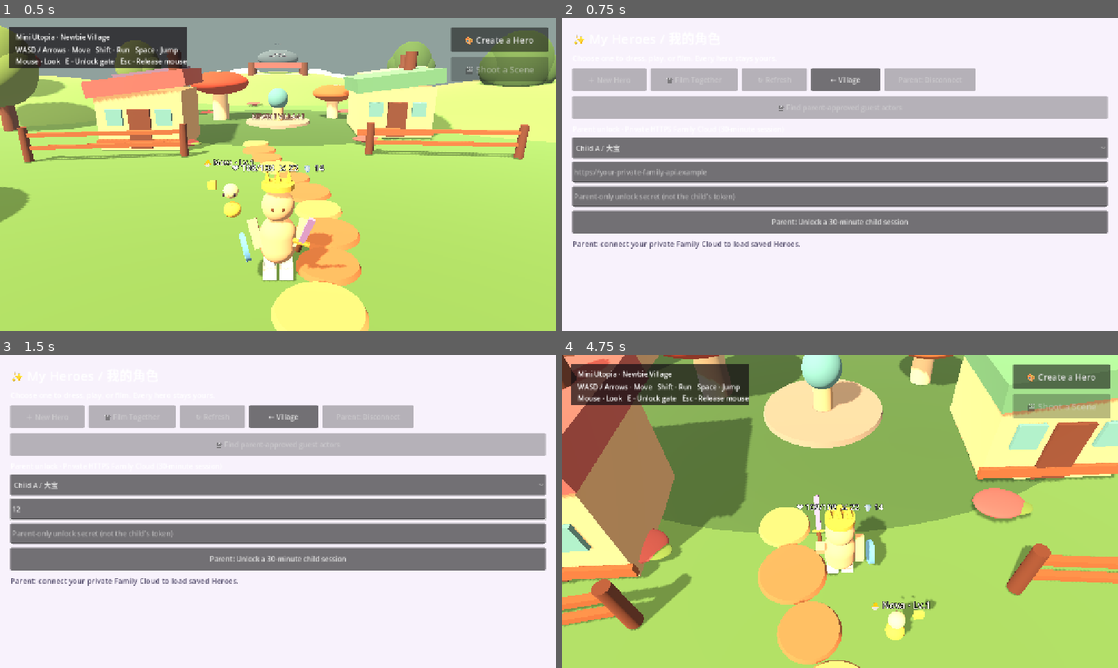
Above: before the commit, frames 1-4 (two rows, left to right).
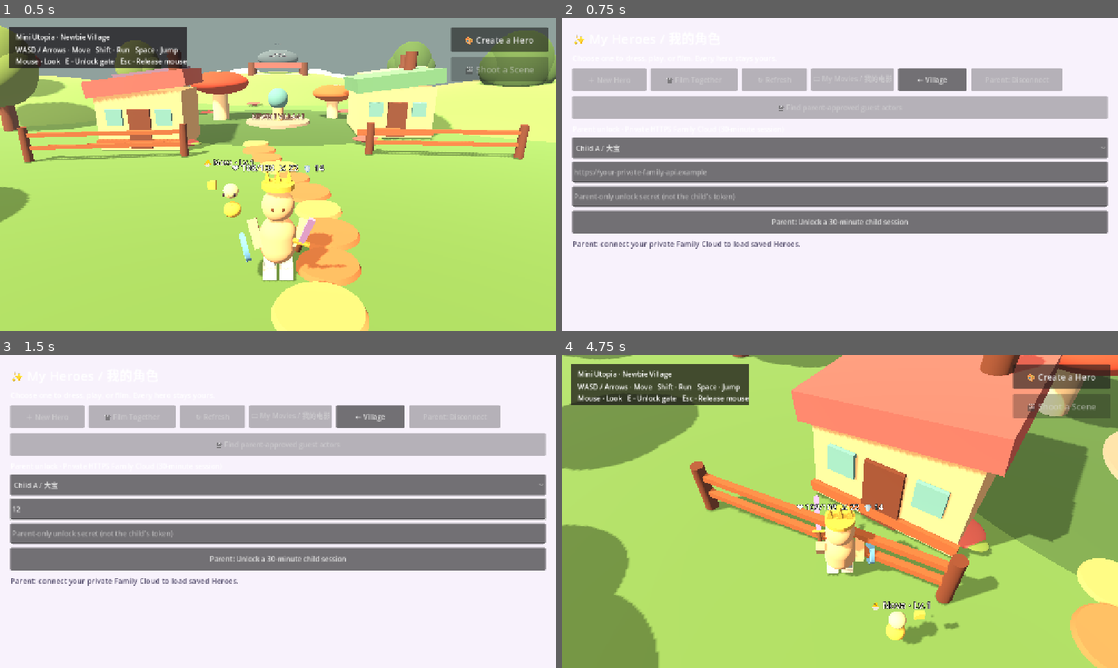
Above: after the commit, the same moments.

Repository: Mrlukahuang/mini-utopia-studio
Game: Godot game, scene res://scenes/main.tscn
Same seed, same stepped clock (60 frames per second), same inputs: the game is played once before the commit and once after it.
Inputs (mouse positions are in pixels of both pictures, inside the frame that each line leads up to):
- Up to frame 1 (0.5 s): no input
- Up to frame 2 (0.75 s): click "🎨 Create a Hero" at 0.5 s
- Up to frame 3 (1.5 s): click (278, 508) at 1.27 s; type "12" at 1.35 s
- Up to frame 4 (4.75 s): click (840, 533) at 1.5 s; type "12" at 1.58 s; click "← Village" at 2 s; tap Enter at 2.75 s; move the mouse to (867, 511) at 2.77 s; hold Shift (run) 2.78-3.53 s; hold W (move_forward) from 2.78 s (still down); click (867, 511) at 2.92 s; tap Space (jump) at 3.02, 3.32, 3.77, 4.07 s; move the mouse to (812, 511) at 3.52 s; tap F (attack) at 3.6 s; click (812, 511) at 3.67 s; tap Shift (run) at 3.8 s; move the mouse to (851, 505) at 4.27 s; hold Shift (run) from 4.28 s (still down); tap E (interact) at 4.35 s; click (851, 505) at 4.42 s

Frame 1 is identical in both runs. In frame 2, 3.1% of the frame differs, in the area x 44-90%, y 16-24%; in frame 3, 3.1%; in frame 4, 74%, in the area x 0-100%, y 0-100%.

Commit message:
DIRECTOR-02d: owner-verified My Movies resume, original cast, props and 30-second edits
* family: retain verified opened film only within child-scoped runtime session

* director: restore saved movie title, story idea, revision and camera to live stage

* family: add My Movies touch button and separate private film listing area

* family: reopen saved film by server-authorized film, actor and equipment reads; fail closed

* family: safely reopen single-Hero saved drafts with null secondary actor

* test: network-free audit stub for owner-scoped saved film reopening flow

* test: child My Movies reopens two Heroes, current gear and 30s story; refuses 404 owner change

* test: preserve dynamic fixture member typing for Godot headless script

* ci: gate family Web artifact on owner-verified saved movie resume and revokable cast

Diff:
--- a/godot/scripts/director_stage.gd
+++ b/godot/scripts/director_stage.gd
@@ -39,6 +39,15 @@
         var family_payload := _current_family_payload()
         if not family_payload.is_empty():
             _build_child_director_controls()
+            if not selection.opened_saved_film.is_empty():
+                var reopened: Dictionary = selection.opened_saved_film
+                var draft: Dictionary = reopened.get("draft", {})
+                saved_film_id = String(reopened.get("film_id", ""))
+                saved_film_revision = String(reopened.get("revision", ""))
+                film_title_input.text = String(
+                    draft.get("display_name", "My Mini Utopia Movie")
+                )
+                film_note_input.text = String(draft.get("private_story_note", ""))
             stage_payload(family_payload)
             return
 
--- a/godot/scripts/family_hero_library.gd
+++ b/godot/scripts/family_hero_library.gd
@@ -29,6 +29,11 @@
 var share_submit: Button
 var share_revoke: Button
 var guests_refresh_button: Button
+var movies_button: Button
+var movie_list: VBoxContainer
+var _movie_restore: Dictionary = {}
+var _movie_phase := ""
+var _movie_cast_id := ""
 
 
 func _ready() -> void:
@@ -129,6 +134,13 @@
     refresh_button.pressed.connect(_refresh_characters)
     toolbar.add_child(refresh_button)
 
+    movies_button = Button.new()
+    movies_button.name = "MyMoviesButton"
+    movies_button.text = "🎞 My Movies / 我的电影"
+    movies_button.custom_minimum_size = Vector2(190, 52)
+    movies_button.pressed.connect(_refresh_films)
+    toolbar.add_child(movies_button)
+
     var back := Button.new()
     back.name = "BackButton"
     back.text = "← Village"
@@ -231,7 +243,16 @@
     hero_list.name = "HeroList"
     hero_list.size_flags_horizontal = Control.SIZE_EXPAND_FILL
     hero_list.add_theme_constant_override("separation", 12)
-    scroll.add_child(hero_list)
+    var list_stack := VBoxContainer.new()
+    list_stack.name = "LibraryListStack"
+    list_stack.add_theme_constant_override("separation", 16)
+    scroll.add_child(list_stack)
+    list_stack.add_child(hero_list)
+
+    movie_list = VBoxContainer.new()
+    movie_list.name = "MovieList"
+    movie_list.add_theme_constant_override("separation", 10)
+    list_stack.add_child(movie_list)
 
 
 func _set_connected(connected: bool) -> void:
@@ -240,7 +261,10 @@
     refresh_button.disabled = not connected
     new_button.disabled = not connected
     guests_refresh_button.disabled = not connected
+    movies_button.disabled = not connected
     if not connected:
+        _cancel_movie_restore()
+        _clear_movie_list()
         shoot_button.disabled = true
         adult_share_panel.visible = false
         share_secret_input.clear()
@@ -300,7 +324,196 @@
         _set_status("Could not start loading Heroes.", true)
 
 
+func _clear_movie_list() -> void:
+    if movie_list == null:
+        return
+    for child in movie_list.get_children():
+        movie_list.remove_child(child)
+        child.queue_free()
+
+
+func _cancel_movie_restore() -> void:
+    _movie_restore.clear()
+    _movie_phase = ""
+    _movie_cast_id = ""
+
+
+func _refresh_films() -> void:
+    if not bridge.has_family_session() or bridge.is_busy():
+        _set_status("Unlock your private account to see My Movies.", true)
+        return
+    if not _movie_phase.is_empty():
+        return
+    var error := bridge.list_family_films()
+    if error != OK:
+        _set_status("My Movies could not be loaded.", true)
+    else:
+        _set_status("Finding your private saved movies…", false)
+
+
+func _on_saved_movie_pressed(film_id: String) -> void:
+    if (
+        not bridge.has_family_session()
+        or bridge.is_busy()
+        or not _movie_phase.is_empty()
+        or not film_id.begins_with("FILM_")
+        or film_id.contains("/")
+    ):
+        _set_status("Finish the current request before reopening a movie.", true)
+        return
+    _cancel_movie_restore()
+    _movie_restore["requested_id"] = film_id
+    _movie_phase = "film"
+    var error := bridge.get_family_film(film_id)
+    if error != OK:
+        _movie_restore_failed("Could not reopen this private movie.")
+        return
+    _set_status("Checking saved film and fetching its original cast…", false)
+
+
+func _movie_restore_failed(message: String) -> void:
+    _cancel_movie_restore()
+    var family := _family_state()
+    if family != null:
+        family.clear_selection()
+    _refresh_cast_button()
+    _set_status(message, true)
+
+
+func _request_movie_cast(character_id: String, stage: String) -> void:
+    if not character_id.begins_with("CHAR_") or "/" in character_id:
+        _movie_restore_failed("Saved movie has an invalid actor.")
+        return
+    _movie_cast_id = character_id
+    _movie_phase = stage + "_character"
+    if bridge.get_character(character_id) != OK:
+        _movie_restore_failed("Could not verify saved film actor.")
+
+
+func _request_movie_gear(stage: String) -> void:
+    _movie_phase = stage + "_equipment"
+    if bridge.get_equipment(_movie_cast_id) != OK:
+        _movie_restore_failed("Could not fetch actor's own wardrobe.")
+
+
+func _finish_movie_restore() -> void:
+    var family := _family_state()
+    if family == null or not family.restore_owned_film(
+        _movie_restore.get("record", {})
+    ):
+        _movie_restore_failed("This saved film no longer has an authorized cast.")
+        return
+    _cancel_movie_restore()
+    Input.mouse_mode = Input.MOUSE_MODE_VISIBLE
+    get_tree().change_scene_to_file("res://scenes/director_stage.tscn")
+
+
+func _consume_movie_restore(kind: String, payload: Dictionary) -> bool:
+    if _movie_phase.is_empty():
+        return false
+    var family := _family_state()
+    if family == null or not bridge.has_family_session():
+        _movie_restore_failed("Unlock your private child account again.")
+        return true
+
+    if _movie_phase == "film" and kind == "films:get":
+        var draft = payload.get("draft", {})
+        if (
+            String(payload.get("film_id", "")) != String(
+                _movie_restore.get("requested_id", "")
+            )
+            or String(payload.get("revision", "")).is_empty()
+            or typeof(draft) != TYPE_DICTIONARY
+            or not String(draft.get("character_id", "")).begins_with("CHAR_")
+        ):
+            _movie_restore_failed("Private movie data was not verified.")
+            return true
+        _movie_restore["record"] = payload.duplicate(true)
+        family.clear_selection()
+        _request_movie_cast(String(draft["character_id"]), "primary")
+        return true
+
+    if kind == "character:get" and _movie_phase in [
+        "primary_character", "second_character"
+    ]:
+        if (
+            String(payload.get("character_id", "")) != _movie_cast_id
+            or not (
+                family.select_character(payload)
+                if _movie_phase == "primary_character"
+                else family.select_second_cast_character(payload)
+            )
+        ):
+            _movie_restore_failed("Saved actor is missing or not privately owned.")
+            return true
+        var which := "primary" if _movie_phase == "primary_character" else "second"
+        _request_movie_gear(which)
+        return true
+
+    if kind == "equipment:get" and _movie_phase in [
+        "primary_equipment", "second_equipment"
+    ]:
+        var gear = payload.get("runtime", {})
+        if (
+            typeof(gear) != TYPE_DICTIONARY
+            or String(gear.get("character_asset_id", "")) != _movie_cast_id
+            or not (
+                family.select_equipment(gear)
+                if _movie_phase == "primary_equipment"
+                else family.select_second_cast_equipment(gear)
+            )
+        ):
+            _movie_restore_failed("Actor clothes or props could not be verified.")
+            return true
+        if _movie_phase == "primary_equipment":
+            var draft: Dictionary = _movie_restore["record"]["draft"]
+            var raw_second = draft.get("second_character_id", null)
+            var second := String(raw_second) if typeof(raw_second) == TYPE_STRING else ""
+            if not second.is_empty():
+                if second == _movie_cast_id:
+                    _movie_restore_failed("Film cannot cast the same actor twice.")
+                    return true
+                _request_movie_cast(second, "second")
+                return true
+        _finish_movie_restore()
+        return true
+
+    return false
+
+
 func _on_bridge_success(kind: String, payload: Dictionary) -> void:
+    if kind == "films:list":
+        _clear_movie_list()
+        var films = payload.get("films", [])
+        if (
+            not bridge.has_family_session()
+            or String(payload.get("schema_version", "")) != "1.0"
+            or typeof(films) != TYPE_ARRAY
+        ):
+            _set_status("Private movie list could not be verified.", true)
+            return
+        var heading := Label.new()
+        heading.text = "🎞 My Movies / 我的电影"
+        heading.add_theme_font_size_override("font_size", 23)
+        movie_list.add_child(heading)
+        for entry in films:
+            if typeof(entry) != TYPE_DICTIONARY:
+                continue
+            var id := String(entry.get("film_id", ""))
+            var draft = entry.get("draft", {})
+            if not id.begins_with("FILM_") or typeof(draft) != TYPE_DICTIONARY:
+                continue
+            var button := Button.new()
+            button.name = "Film_" + id
+            button.text = "🎬 " + String(draft.get("display_name", "My Film")) + " · Continue"
+            button.custom_minimum_size.y = 62
+            button.add_theme_font_size_override("font_size", 18)
+            button.pressed.connect(_on_saved_movie_pressed.bind(id))
+            movie_list.add_child(button)
+        _set_status(str(films.size()) + " private movie(s) saved.", false)
+        return
+    if _consume_movie_restore(kind, payload):
+        return
     if kind == "family:session":
         connect_button.disabled = false
         var family := _family_state()
@@ -520,6 +733,15 @@
 
 
 func _on_bridge_failure(kind: String, status_code: int, _code: String, _message: String) -> void:
+    if kind == "films:list":
+        _clear_movie_list()
+        _set_status("Your private movies could not be loaded.", true)
+        return
+    if not _movie_phase.is_empty() and kind in [
+        "films:get", "character:get", "equipment:get"
+    ]:
+        _movie_restore_failed("Saved movie or private actor cannot be reopened.")
+        return
     if kind in ["family:cast-approve", "family:cast-revoke"]:
         share_submit.disabled = false
         share_revoke.disabled = false
@@ -727,6 +949,7 @@
 
 
 func _on_disconnect_pressed() -> void:
+    _cancel_movie_restore()
     _reset_cast_request()
     # Proactively revoke the short-lived server token when safe to do so;
     # local disconnect ALWAYS clears memory even if offline or busy.
--- a/godot/scripts/family_scene_state.gd
+++ b/godot/scripts/family_scene_state.gd
@@ -15,6 +15,7 @@
     "action": "walk", "camera": "follow", "duration_seconds": 15
 }
 var pending_character_id := ""
+var opened_saved_film: Dictionary = {}
 var _family_api_url := ""
 var _family_token := ""
 var _family_profile_id := ""
@@ -88,6 +89,7 @@
     if session.is_empty():
         return false
     active_character = contract.duplicate(true)
+    opened_saved_film.clear()
     # Never carry one child's clothes into another child's newly selected Hero.
     active_equipment.clear()
     # A new primary Hero may not keep an old or identical supporting actor.
@@ -168,10 +170,54 @@
     return play
 
 
+## Only after owner-scoped GET /family/films/{id}, GET /characters/{id},
+## and each actor's canonical equipment have all succeeded. Never cache a
+## film belonging to a different child, or temporary guest permission.
+func restore_owned_film(film: Dictionary) -> bool:
+    var film_id := String(film.get("film_id", ""))
+    var revision := String(film.get("revision", ""))
+    var draft = film.get("draft", {})
+    if (
+        not has_family_connection()
+        or not film_id.begins_with("FILM_")
+        or revision.is_empty()
+        or typeof(draft) != TYPE_DICTIONARY
+        or active_equipment.is_empty()
+        or String(draft.get("character_id", "")) != String(
+            active_character.get("character_id", "")
+        )
+    ):
+        return false
+    var raw_second = draft.get("second_character_id", null)
+    var second_id := String(raw_second) if typeof(raw_second) == TYPE_STRING else ""
+    if not second_id.is_empty():
+        if (
+            second_cast_is_parent_guest
+            or second_cast_play_session().is_empty()
+            or second_id != String(second_cast_character.get("character_id", ""))
+        ):
+            return false
+    elif not second_cast_character.is_empty():
+        return false
+    var camera := String(draft.get("camera", ""))
+    var action := String(draft.get("action", ""))
+    var seconds := int(draft.get("duration_seconds", 0))
+    if camera not in ["follow", "wide", "close"] or action not in [
+        "walk", "run", "celebrate"
+    ] or seconds not in [15, 30]:
+        return false
+    director_shot_choices = {
+        "camera": camera, "action": action, "duration_seconds": seconds
+    }
+    opened_saved_film = film.duplicate(true)
+    return true
+
+
 func clear_selection() -> void:
     director_shot_choices = {
         "action": "walk", "camera": "follow", "duration_seconds": 15
     }
+    opened_saved_film.clear()
     active_character.clear()
     active_equipment.clear()
     clear_second_cast()
--- /dev/null
+++ b/godot/tests/family_reopen_saved_film_smoke.gd
@@ -0,0 +1,166 @@
+extends SceneTree
+
+const TOKEN := "synthetic_film_reopen_child_0123456789abcdefghijkl"
+const FILM_ID := "FILM_SAVED_FAMILY_TEST"
+
+func _initialize() -> void:
+    var family := root.get_node_or_null("FamilySceneState") as MiniUtopiaFamilySceneState
+    family.disconnect_family()
+    var library := (load("res://scenes/family_hero_library.tscn") as PackedScene).instantiate() as MiniUtopiaFamilyHeroLibrary
+    root.add_child(library)
+    await process_frame
+
+    var original := library.bridge
+    library.remove_child(original)
+    original.free()
+    var stub = (load("res://tests/film_restore_stub.gd") as GDScript).new()
+    stub.name = "FilmBridgeStub"
+    library.add_child(stub)
+    library.bridge = stub
+
+    if not family.connect_family("https://family.example", TOKEN, "child_a"):
+        _fail("could not open synthetic child account")
+        return
+    if not family.bind_family_client(stub):
+        _fail("stub could not bind private child token")
+        return
+    library._set_connected(true)
+    if library.movies_button.disabled or library.movies_button.custom_minimum_size.y < 48:
+        _fail("My Movies touch button is missing")
+        return
+    library._on_bridge_success("films:list", {
+        "schema_version": "1.0", "films": [
+            {"film_id": FILM_ID, "revision": "3", "draft": _draft()}
+        ]
+    })
+    var saved_button := library.movie_list.get_node_or_null("Film_" + FILM_ID) as Button
+    if saved_button == null or saved_button.custom_minimum_size.y < 48:
+        _fail("saved film list has no touchable Continue button")
+        return
+    if saved_button.pressed.get_connections().is_empty():
+        _fail("Continue is not wired")
+        return
+
+    library._on_saved_movie_pressed(FILM_ID)
+    if stub.calls.back() != "films:get:" + FILM_ID:
+        _fail("must reopen saved film from private server, not cached list")
+        return
+    library._on_bridge_success("films:get", _record())
+    if stub.calls.back() != "character:get:CHAR_OWN_LILY":
+        _fail("must recheck first saved Hero via owner-scoped GET")
+        return
+    # If the server refuses a no-longer-owned Hero, none of the previous
+    # movie/character state is allowed to enter the Director.
+    library._on_bridge_failure("character:get", 404, "not_found", "")
+    if not family.opened_saved_film.is_empty() or not family.active_character.is_empty():
+        _fail("404 actor leaked into saved film or active character")
+        return
+    if not library._movie_phase.is_empty():
+        _fail("failed private restoration did not reset")
+        return
+
+    library._on_saved_movie_pressed(FILM_ID)
+    library._on_bridge_success("films:get", _record())
+    library._on_bridge_success("character:get", _hero("CHAR_OWN_LILY", "#F7B7D2"))
+    if stub.calls.back() != "equipment:get:CHAR_OWN_LILY":
+        _fail("must fetch first actor's CURRENT canonical wardrobe")
+        return
+    library._on_bridge_success("equipment:get", {
+        "runtime": _gear("CHAR_OWN_LILY", "ITEM_SAVED_STAR")
+    })
+    if stub.calls.back() != "character:get:CHAR_OWN_CAT":
+        _fail("must separately authorize second actor")
+        return
+    library._on_bridge_success("character:get", _hero("CHAR_OWN_CAT", "#B9E7D0"))
+    if stub.calls.back() != "equipment:get:CHAR_OWN_CAT":
+        _fail("must fetch second actor's current outfit")
+        return
+    library._on_bridge_success("equipment:get", {
+        "runtime": _gear("CHAR_OWN_CAT", "ITEM_SAVED_CROWN")
+    })
+    if family.opened_saved_film.get("film_id", "") != FILM_ID:
+        _fail("owned saved film not staged")
+        return
+    if family.director_shot_choices != {
+        "action": "celebrate", "camera": "close", "duration_seconds": 30
+    }:
+        _fail("saved camera, movement or duration were lost")
+        return
+    if family.active_equipment.get("equipped", {}).get(
+        "weapon_main", {}
+    ).get("item_instance_id") != "ITEM_SAVED_STAR":
+        _fail("first actor's saved prop was replaced")
+        return
+    if family.second_cast_equipment.get("equipped", {}).get(
+        "headwear", {}
+    ).get("item_instance_id") != "ITEM_SAVED_CROWN":
+        _fail("second actor's own clothes were replaced")
+        return
+
+    await process_frame
+    var scene = current_scene
+    if scene == null or scene.saved_film_id != FILM_ID:
+        _fail("film ID not passed to Director to edit, rather than duplicate")
+        return
+    if scene.saved_film_revision != "3":
+        _fail("save revision not restored; next edit would conflict")
+        return
+    if scene.film_title_input.text != "Cloud Adventure":
+        _fail("saved film title not restored")
+        return
+    if scene.film_note_input.text != "The two heroes celebrate":
+        _fail("private story note not restored")
+        return
+    if scene.director_runtime.actor == null or scene.director_runtime.second_actor == null:
+        _fail("reopened film did not stage both canonical actors")
+        return
+    if scene.director_runtime.duration_seconds != 30.0:
+        _fail("reopened film lost 30-second timeline")
+        return
+
+    family.disconnect_family()
+    if not family.opened_saved_film.is_empty():
+        _fail("logout retained another child's saved film")
+        return
+    print("family_reopen_saved_film_smoke: PASS · server GETs, two outfits, 30s, revisions")
+    quit(0)
+
+
+func _draft() -> Dictionary:
+    return {
+        "schema_version": "1.0", "display_name": "Cloud Adventure",
+        "character_id": "CHAR_OWN_LILY",
+        "second_character_id": "CHAR_OWN_CAT",
+        "camera": "close", "action": "celebrate",
+        "duration_seconds": 30,
+        "private_story_note": "The two heroes celebrate"
+    }
+
+
+func _record() -> Dictionary:
+    return {"schema_version": "1.0", "film_id": FILM_ID,
+        "revision": "3", "draft": _draft()}
+
+
+func _hero(cid: String, tint: String) -> Dictionary:
+    return {"schema_version": "1.0", "character_id": cid,
+        "display_name": cid, "profile": {"avatar": {
+            "rig_family": MiniUtopiaAvatarContract.RIG_FAMILY,
+            "species_head_id": "species_head_cat_v1",
+            "surface_color_hex": tint
+        }}}
+
+
+func _gear(cid: String, item: String) -> Dictionary:
+    var slot := "weapon_main" if cid == "CHAR_OWN_LILY" else "headwear"
+    return {"character_asset_id": cid,
+        "equipped": {slot: {
+            "item_instance_id": item, "rarity": "gold",
+            "display_name": "My Saved Item"
+        }},
+        "final_stats": {}}
+
+
+func _fail(message: String) -> void:
+    push_error("family_reopen_saved_film_smoke: FAIL " + message)
+    quit(1)
--- /dev/null
+++ b/godot/tests/film_restore_stub.gd
@@ -0,0 +1,20 @@
+extends MiniUtopiaBridgeClient
+
+## No network: records which private, owner-scoped route must be rechecked.
+var calls: Array[String] = []
+
+func list_family_films() -> int:
+    calls.append("films:list")
+    return OK
+
+func get_family_film(film_id: String) -> int:
+    calls.append("films:get:" + film_id)
+    return OK
+
+func get_character(character_id: String) -> int:
+    calls.append("character:get:" + character_id)
+    return OK
+
+func get_equipment(character_id: String) -> int:
+    calls.append("equipment:get:" + character_id)
+    return OK
Not shown, changed: .github/workflows/godot-web-artifact.yml
